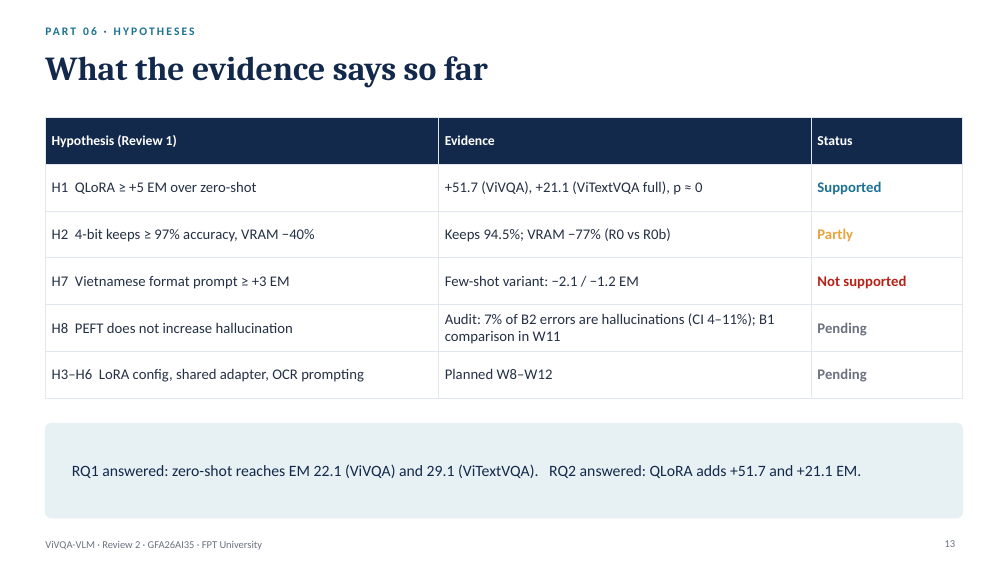
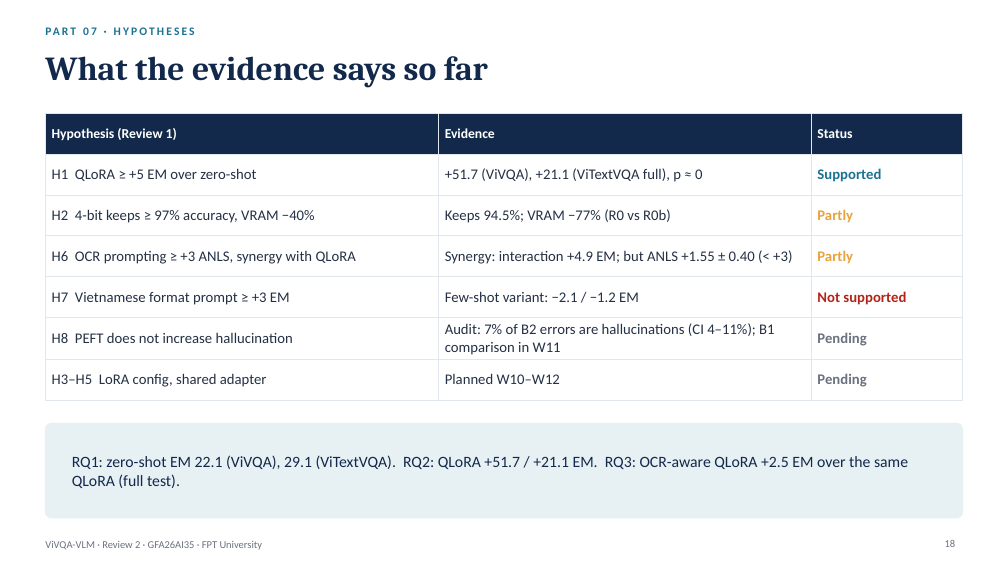
Before and after one commit to PLHGNAOH/ViVQA-VLM, a slide deck: slide 18 of docs/W07/ViVQA-VLM_Review2_EN.pptx (slide 13 before the commit). Drawn at 1008x567 pixels with LibreOffice and Linux fonts; fonts in the diff are those of the drawing. Boxes give left, top, right and bottom in pixels: in the first picture for what was removed or moved away, otherwise in the second. Text is boxed around its words. In the diff, an @@ line names an element or a change of style, - is before the commit and + after.

```diff
--- a/docs/W07/ViVQA-VLM_Review2_EN.pptx
+++ b/docs/W07/ViVQA-VLM_Review2_EN.pptx
@@ text at (45,24,726,47): text changed @@
-PART 06 · HYPOTHESES
+PART 07 · HYPOTHESES
@@ table at (45,113,963,391) @@
+row 4: H6 OCR prompting ≥ +3 ANLS, synergy with QLoRA | Synergy: interaction +4.9 EM; but ANLS +1.55 ± 0.40 (< +3) | Partly
-row 7, column 1: H3–H6 LoRA config, shared adapter, OCR prompting
+row 7, column 1: H3–H5 LoRA config, shared adapter
-row 7, column 2: Planned W8–W12
+row 7, column 2: Planned W10–W12
@@ table: place and size @@
-table at (45,117,963,386)
+table at (45,113,963,391)
@@ text at (72,455,908,488): text changed @@
-RQ1 answered: zero-shot reaches EM 22.1 (ViVQA) and 29.1 (ViTextVQA). RQ2 answered: QLoRA adds +51.7 and +21.1 EM.
+RQ1: zero-shot EM 22.1 (ViVQA), 29.1 (ViTextVQA). RQ2: QLoRA +51.7 / +21.1 EM. RQ3: OCR-aware QLoRA +2.5 EM over the same QLoRA (full test).
```
Also in this commit, not shown: 9 other slides changed, 4 slides added, 5 other files.
